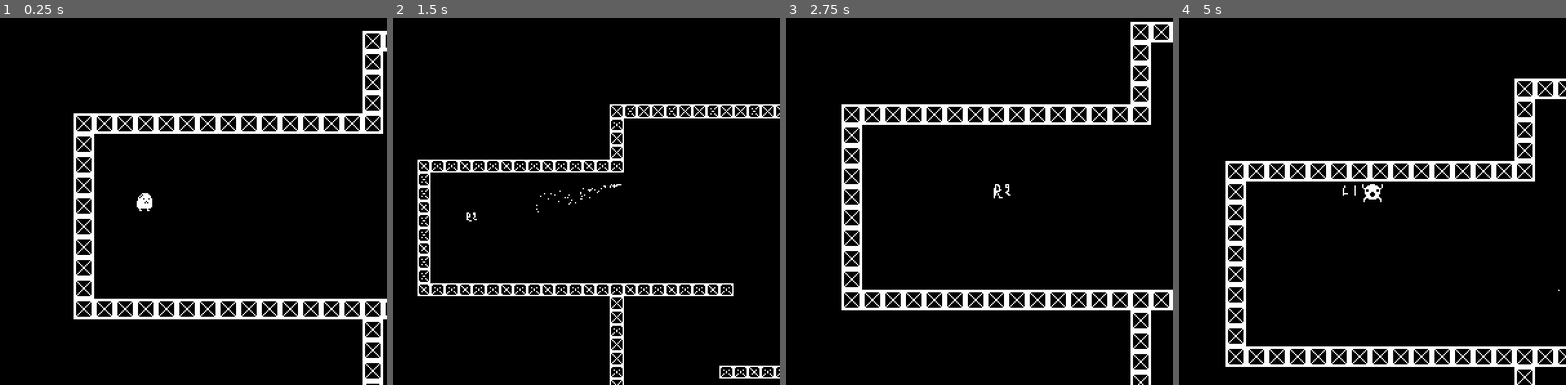
Above: before the commit, frames 1-4 (left to right).
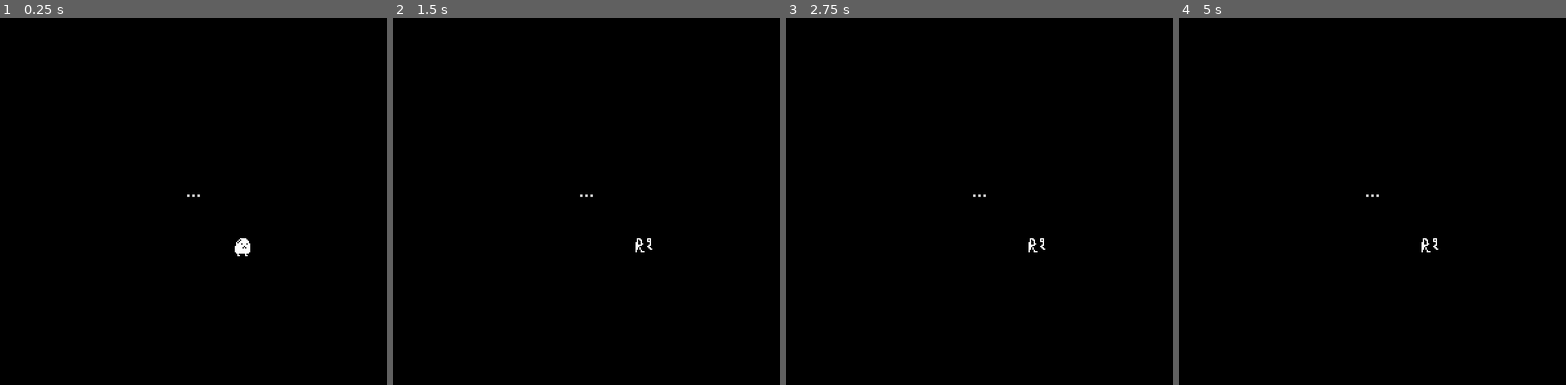
Above: after the commit, the same moments.

Repository: theowiik/PITCH-BLACK
Game: Godot game, scene res://scenes/Game.tscn
Two runs of this game, one before a commit and one after it. Both use one fixed random seed, a clock stepped at 60 frames per second and the inputs below.
Inputs (mouse positions are in pixels of both pictures, inside the frame that each line leads up to):
- Up to frame 1 (0.25 s): no input
- Up to frame 2 (1.5 s): move the mouse to (671, 172) at 0.52 s; hold D (right) 0.53-1.28 s; right-click (671, 172) at 0.6 s; move the mouse to (509, 212) at 1.27 s; hold S (down) from 1.28 s (still down); click (509, 212) at 1.35 s
- Up to frame 3 (2.75 s): move the mouse to (1018, 106) at 2.02 s; release S (down) at 2.03 s; hold D (right) from 2.03 s (still down); right-click (1018, 106) at 2.1 s
- Up to frame 4 (5 s): move the mouse to (1353, 267) at 2.77 s; release D (right) at 2.78 s; hold W (up) 2.78-3.53 s; click (1353, 267) at 2.85 s; move the mouse to (1488, 249) at 3.52 s; hold A (left) from 3.53 s (still down); right-click (1488, 249) at 3.6 s; move the mouse to (1256, 135) at 4.27 s; click (1256, 135) at 4.35 s

The runs differ from the first frame. In frame 1, 7.6% of the frame differs, in the area x 19-100%, y 3-100%; in frame 2, 4.5%; in frame 3, 7.7%, in the area x 14-100%, y 1-100%; in frame 4, 7.5%.

Commit message:
add teleporter

Diff:
--- a/project.godot
+++ b/project.godot
@@ -43,6 +43,11 @@
 "class": "Rocket",
 "language": "GDScript",
 "path": "res://scripts/Rocket.gd"
+}, {
+"base": "Area2D",
+"class": "Teleporter",
+"language": "GDScript",
+"path": "res://scripts/Teleporter.gd"
 } ]
 _global_script_class_icons={
 "Actor": "",
@@ -51,7 +56,8 @@
 "LevelTemplate": "",
 "Player": "",
 "Projectile": "",
-"Rocket": ""
+"Rocket": "",
+"Teleporter": ""
 }
 
 [application]
--- /dev/null
+++ b/scenes/Teleporter.tscn
@@ -0,0 +1,21 @@
+[gd_scene load_steps=4 format=2]
+
+[ext_resource path="res://scenes/Smoke.tscn" type="PackedScene" id=1]
+[ext_resource path="res://scripts/Teleporter.gd" type="Script" id=2]
+
+[sub_resource type="CircleShape2D" id=1]
+radius = 2.32801
+
+[node name="Teleporter" type="Area2D"]
+collision_layer = 0
+script = ExtResource( 2 )
+
+[node name="Smoke" parent="." instance=ExtResource( 1 )]
+emitting = true
+lifetime = 1.0
+one_shot = false
+explosiveness = 0.0
+
+[node name="CollisionShape2D" type="CollisionShape2D" parent="."]
+shape = SubResource( 1 )
+[connection signal="body_entered" from="." to="." method="_on_Teleporter_body_entered"]
--- a/scenes/levels/Level1.tscn
+++ b/scenes/levels/Level1.tscn
@@ -25,3 +25,6 @@
 
 [node name="TileMap" parent="Navigation2D" index="0"]
 tile_data = PoolIntArray( -262140, 0, 0, -262139, 0, 0, -262138, 0, 0, -262137, 0, 0, -262136, 0, 0, -262135, 0, 0, -26 …(13741 unchanged characters)…
+
+[node name="Teleporter" parent="." index="7"]
+position = Vector2( 251, 477 )
--- a/scenes/levels/Level2.tscn
+++ b/scenes/levels/Level2.tscn
@@ -3,3 +3,12 @@
 [ext_resource path="res://scenes/levels/LevelTemplate.tscn" type="PackedScene" id=1]
 
 [node name="Level2" instance=ExtResource( 1 )]
+
+[node name="Spawn" parent="." index="0"]
+position = Vector2( -30, -30 )
+
+[node name="TileMap" parent="Navigation2D" index="0"]
+tile_data = PoolIntArray( -327687, 0, 0, -327686, 0, 0, -327685, 0, 0, -327684, 0, 0, -327683, 0, 0, -327682, 0, 0, -327681, 0, 0, -393216, 0, 0, -393215, 0, 0, -393214, 0, 0, -393213, 0, 0, -393212, 0, 0, -393211, 0, 0, -393210, 0, 0, -393209, 0, 0, -393208, 0, 0, -393207, 0, 0, -262151, 0, 0, -327671, 0, 0, -196615, 0, 0, -262135, 0, 0, -131079, 0, 0, -196599, 0, 0, -65543, 0, 0, -131063, 0, 0, -7, 0, 0, -65527, 0, 0, 65529, 0, 0, 9, 0, 0, 131065, 0, 0, 65545, 0, 0, 196601, 0, 0, 131081, 0, 0, 262137, 0, 0, 196617, 0, 0, 327673, 0, 0, 262153, 0, 0, 393209, 0, 0, 327689, 0, 0, 458745, 0, 0, 458746, 0, 0, 458747, 0, 0, 458748, 0, 0, 458749, 0, 0, 458750, 0, 0, 458751, 0, 0, 393216, 0, 0, 393217, 0, 0, 393218, 0, 0, 393219, 0, 0, 393220, 0, 0, 393221, 0, 0, 393222, 0, 0, 393223, 0, 0, 393224, 0, 0, 393225, 0, 0 )
+
+[node name="Teleporter" parent="." index="2"]
+position = Vector2( 121.146, 61.0148 )
--- a/scenes/levels/Level3.tscn
+++ b/scenes/levels/Level3.tscn
@@ -4,5 +4,11 @@
 
 [node name="Level3" instance=ExtResource( 1 )]
 
-[node name="TileMap" parent="." index="0"]
-tile_data = PoolIntArray( 3, 0, 0, 4, 0, 0, 5, 0, 0, 6, 0, 0, 7, 0, 0, 65543, 0, 0, 131078, 0, 0, 131079, 0, 0, 196612, 0, 0, 196613, 0, 0, 196614, 0, 0, 262150, 0, 0, 262151, 0, 0, 327687, 0, 0, 393217, 0, 0, 393222, 0, 0, 393223, 0, 0, 458753, 0, 0, 458754, 0, 0, 458755, 0, 0, 458756, 0, 0, 458757, 0, 0, 458758, 0, 0 )
+[node name="Spawn" parent="." index="0"]
+position = Vector2( -30, -30 )
+
+[node name="TileMap" parent="Navigation2D" index="0"]
+tile_data = PoolIntArray( -262150, 0, 0, -262149, 0, 0, -262148, 0, 0, -262147, 0, 0, -262146, 0, 0, -262145, 0, 0, -327680, 0, 0, -327679, 0, 0, -327678, 0, 0, -327677, 0, 0, -327676, 0, 0, -327675, 0, 0, -327674, 0, 0, -327673, 0, 0, -327672, 0, 0, -327671, 0, 0, -196614, 0, 0, -262135, 0, 0, -131078, 0, 0, -196599, 0, 0, -65542, 0, 0, -131063, 0, 0, -6, 0, 0, -65527, 0, 0, 65530, 0, 0, 9, 0, 0, 131066, 0, 0, 65545, 0, 0, 196602, 0, 0, 196605, 0, 0, 131072, 0, 0, 131075, 0, 0, 131078, 0, 0, 131081, 0, 0, 262138, 0, 0, 262141, 0, 0, 196608, 0, 0, 196611, 0, 0, 196614, 0, 0, 196617, 0, 0, 327674, 0, 0, 327677, 0, 0, 262144, 0, 0, 262147, 0, 0, 262150, 0, 0, 262153, 0, 0, 393210, 0, 0, 393213, 0, 0, 327680, 0, 0, 327683, 0, 0, 327686, 0, 0, 327689, 0, 0, 458746, 0, 0, 458747, 0, 0, 458748, 0, 0, 458749, 0, 0, 458750, 0, 0, 458751, 0, 0, 393216, 0, 0, 393217, 0, 0, 393218, 0, 0, 393219, 0, 0, 393220, 0, 0, 393221, 0, 0, 393222, 0, 0, 393223, 0, 0, 393224, 0, 0, 393225, 0, 0 )
+
+[node name="Teleporter" parent="." index="2"]
+position = Vector2( 126.985, -40.5271 )
--- a/scenes/levels/LevelTemplate.tscn
+++ b/scenes/levels/LevelTemplate.tscn
@@ -1,7 +1,8 @@
-[gd_scene load_steps=3 format=2]
+[gd_scene load_steps=4 format=2]
 
 [ext_resource path="res://tile_set/tile_set.tres" type="TileSet" id=1]
 [ext_resource path="res://scripts/LevelTemplate.gd" type="Script" id=2]
+[ext_resource path="res://scenes/Teleporter.tscn" type="PackedScene" id=3]
 
 [node name="LevelTemplate" type="Node2D"]
 script = ExtResource( 2 )
@@ -15,3 +16,5 @@
 cell_size = Vector2( 16, 16 )
 collision_layer = 16
 format = 1
+
+[node name="Teleporter" parent="." instance=ExtResource( 3 )]
--- a/scripts/Game.gd
+++ b/scripts/Game.gd
@@ -15,8 +15,8 @@
 ]
 
 func _ready() -> void:
-	#intro()
-	#yield(self, "cutscene_finished")
+	intro()
+	yield(self, "cutscene_finished")
 
 	# Signals
 	player.connect("shoot", self, "on_shoot")
@@ -45,23 +45,31 @@
 	emit_signal("cutscene_finished")
 
 func reset_room() -> void:
-	# Remove all nodes
-	for child in $Level.get_children():
-		child.queue_free()
+	# Remove current level
+	var lvl: Node2D = $Level.get_child(0)
+	$Level.remove_child(lvl)
+	if lvl != null:
+		lvl.queue_free()
 
 	# Create nodes
 	var nextLevel: PackedScene = load(levels[current_level])
 	var instance: Node2D = nextLevel.instance()
+	# $Level.call_deferred("add_child", instance)
 	$Level.add_child(instance)
 
 	# Spawn
-	var spawn: Vector2 = instance.get_node("Spawn").global_position
+	var spawn: Vector2 = instance.get_node("Spawn").position
 	player.global_position = spawn
 
 	# Enemies
 	for enemy in get_tree().get_nodes_in_group("enemies"):
 		enemy.player = player
-		enemy.connect("request_path", self, "on_request_path")
+		if not enemy.is_connected("request_path", self, "on_request_path"):
+			enemy.connect("request_path", self, "on_request_path")
+
+	# Door
+	var teleporter: Teleporter = instance.get_node("Teleporter")
+	teleporter.connect("teleporter_entered", self, "next_room")
 
 func on_request_path(from: Vector2, to: Vector2, who: Enemy) -> void:
 	var level: LevelTemplate = $Level.get_child(0)
--- a/scripts/LevelTemplate.gd
+++ b/scripts/LevelTemplate.gd
@@ -2,6 +2,10 @@
 
 class_name LevelTemplate
 
+func get_teleporter() -> Teleporter:
+	var teleporter: Teleporter = $Teleporter
+	return teleporter
+
 func get_navigation() -> Navigation2D:
 	var nav: Navigation2D = $Navigation2D
 	return nav
--- /dev/null
+++ b/scripts/Teleporter.gd
@@ -0,0 +1,8 @@
+extends Area2D
+
+class_name Teleporter
+
+signal teleporter_entered
+
+func _on_Teleporter_body_entered(_body):
+	emit_signal("teleporter_entered")
